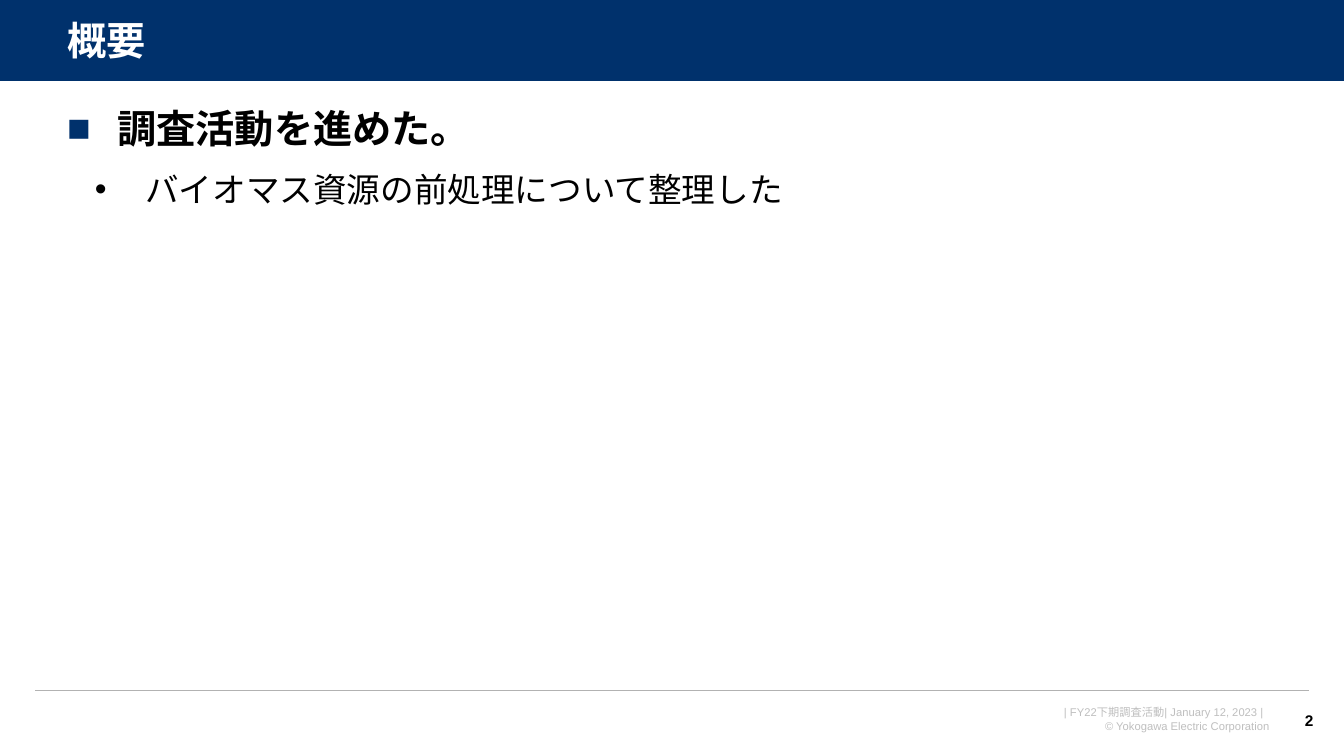
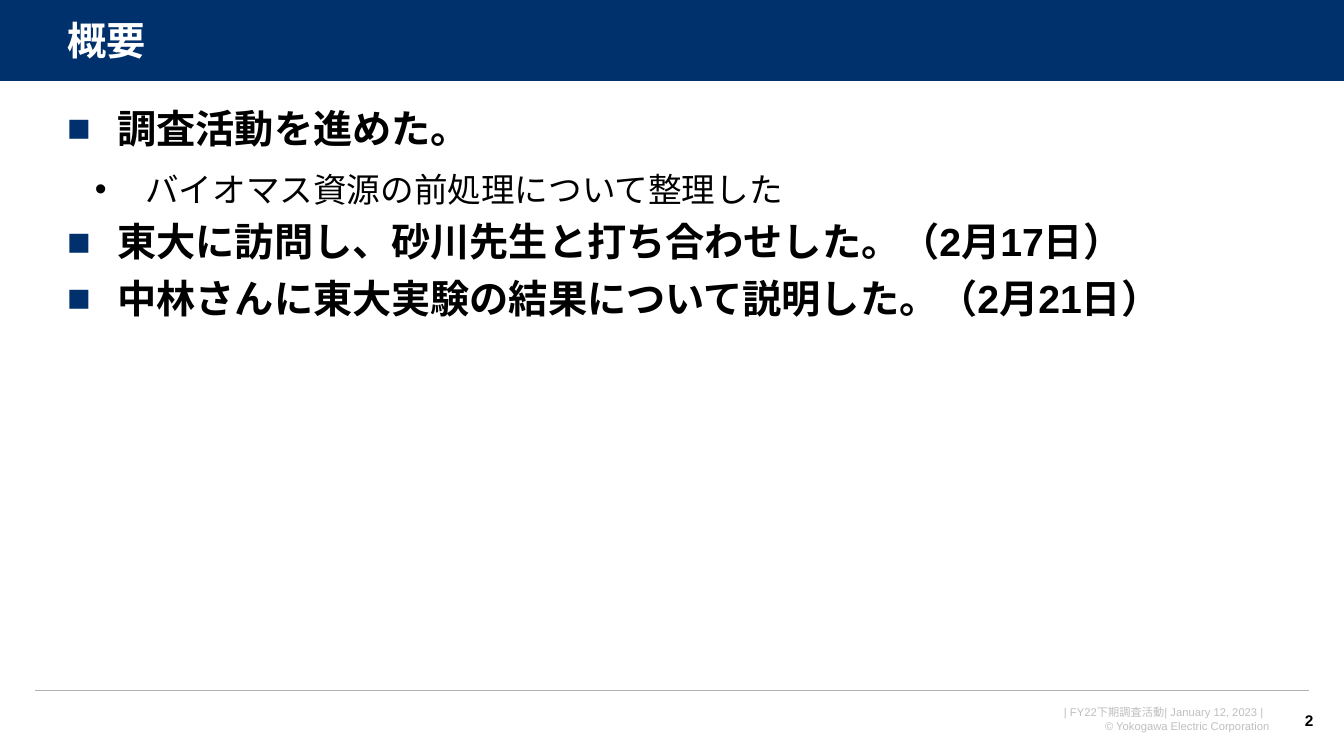
Before and after one commit to watarukumagai-git/denovo, a slide deck: slide 2 of survey_doc/230222_人工酵素設計_進捗報告_rev.0.pptx. Drawn at 1344x756 pixels with LibreOffice and Linux fonts; fonts in the diff are those of the drawing; background and template pictures are left out. Boxes give left, top, right and bottom in pixels: in the first picture for what was removed or moved away, otherwise in the second. Text is boxed around its words. In the diff, an @@ line names an element or a change of style, - is before the commit and + after.

```diff
--- a/survey_doc/230222_人工酵素設計_進捗報告_rev.0.pptx
+++ b/survey_doc/230222_人工酵素設計_進捗報告_rev.0.pptx
@@ text at (117, 222, 1160, 317): paragraphs added @@
+■ 東大に訪問し、砂川先生と打ち合わせした。（2月17日）
+■ 中林さんに東大実験の結果について説明した。（2月21日）
```
Also in this commit, not shown: 6 slides added.
